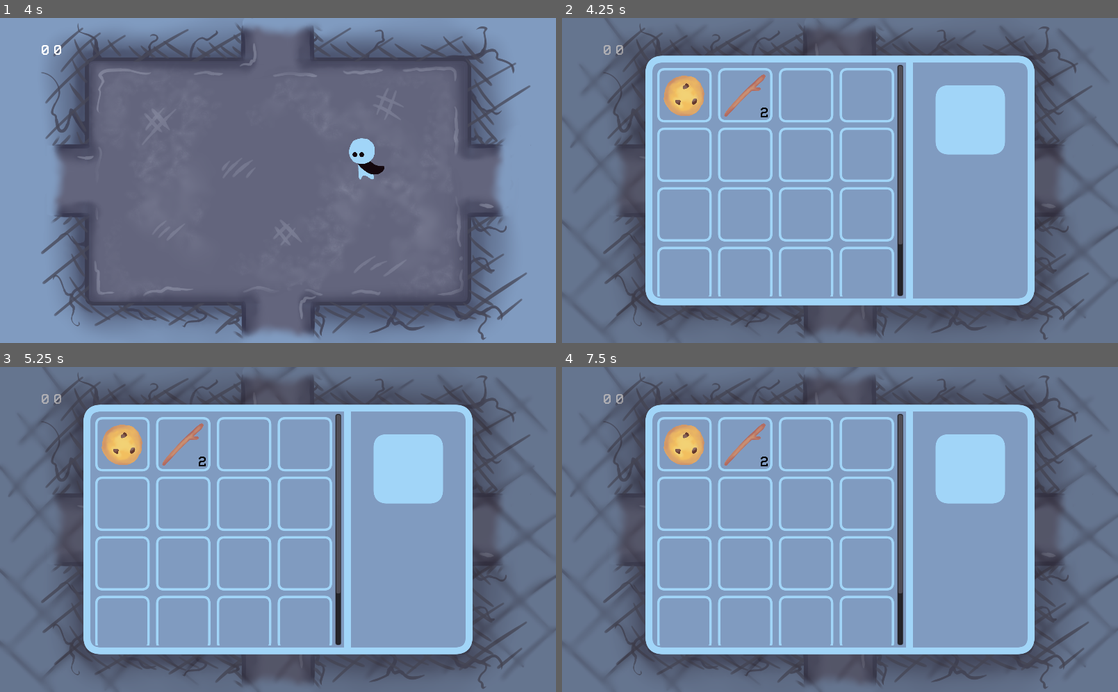
Above: before the commit, frames 1-4 (two rows, left to right).
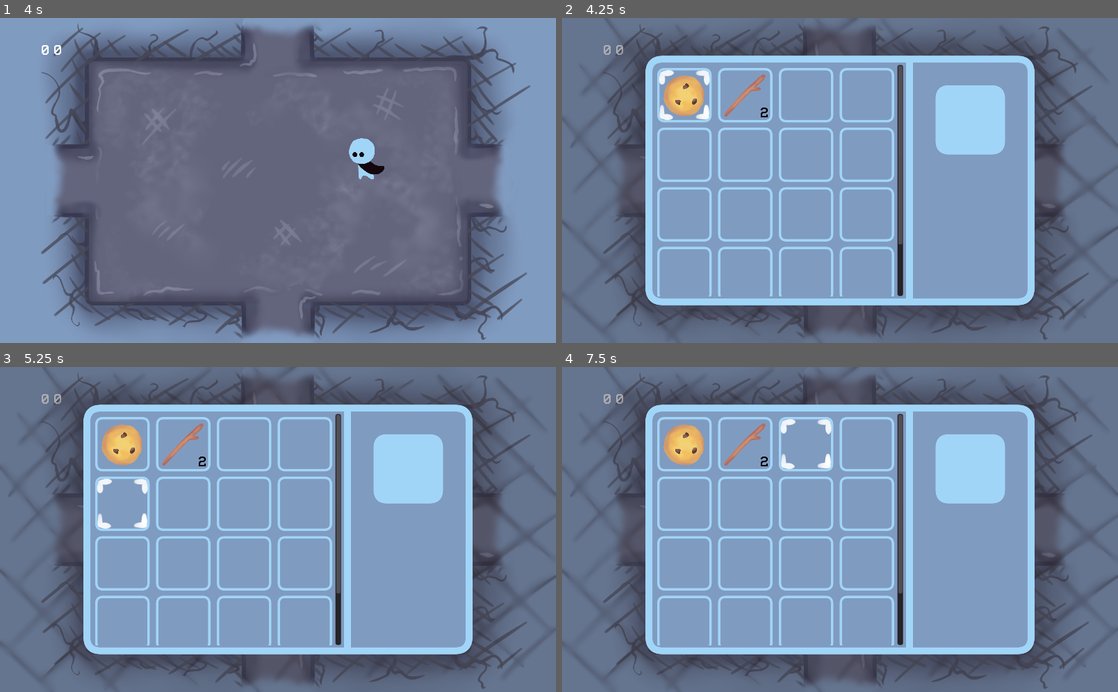
Above: after the commit, the same moments.

Repository: bucketfish/box-arena
Game: Godot game, scene res://base.tscn
The game is run twice, just before and just after one commit, with the same random seed, the same clock (stepped at 60 frames per second) and the same inputs.
Inputs:
- Up to frame 1 (4 s): hold Right (right) 0.53-1.28 s; tap X (attack) at 0.6, 2.1, 3.6 s; hold Down (down) 1.28-2.03 s; tap Z (pickup) at 1.35, 2.85 s; hold Right (right) 2.03-2.78 s; hold Up (ui_up) 2.78-3.53 s; hold Left (left) from 3.53 s (still down)
- Up to frame 2 (4.25 s): keep holding Left (left); tap Shift (inventory) at 4.15 s
- Up to frame 3 (5.25 s): tap Z (pickup) at 4.35 s; tap Enter at 5 s; release Left (left) at 5.03 s; hold Down (down) from 5.03 s (still down); tap X (attack) at 5.1 s
- Up to frame 4 (7.5 s): tap Space at 5.75, 7.25 s; release Down (down) at 5.78 s; hold Right (right) 5.78-6.53 s; tap Z (pickup) at 5.85, 7.35 s; tap Enter at 6.5 s; hold Up (ui_up) 6.53-7.28 s; tap X (attack) at 6.6 s; hold Right (right) from 7.28 s (still down)

Frame 1 is identical in both runs. In frame 2, 0.3% of the frame differs, in the area x 17-27%, y 16-32%; in frame 3, 0.3%, in the area x 17-27%, y 34-50%; in frame 4, 0.3%.

Commit message:
inventory focus

Diff:
--- a/gui/inventory.gd
+++ b/gui/inventory.gd
@@ -1,17 +1,27 @@
 extends Control
 
 onready var shade = $"../shade"
+onready var rowbox = $scroll/rowbox
 
 onready var row = [$scroll/rowbox/row, $scroll/rowbox/row2, $scroll/rowbox/row3, $scroll/rowbox/row4]
+
+var row_scene = preload("res://gui/row.tscn")
+
+onready var curhighlight = $scroll/rowbox/row/item
 
 # Called when the node enters the scene tree for the first time.
 func _ready():
 	visible = false
+	connect_rows()
 
 func toggle():
 	visible = !visible
 	shade.visible = visible
 	display(Persistent.carrying)
+
+	curhighlight.focused = false
+	row[0].col[0].focused = true
+	curhighlight = row[0].col[0]
 
 func display(items):
 	var items_dict = Functions.sort_inventory(items)
@@ -27,4 +37,39 @@
 			colc = 0
 			rowc += 1
 
+		if rowc >= row.size():
+			var newrow = row_scene.instance()
+			rowbox.add_child(newrow)
+			row.append(newrow)
+			connect_rows()
+
 	get_tree().call_group("inv_item", "prep_display")
+
+func connect_rows():
+	for currow in range(0, row.size()):
+		for curbox in range(0, 4):
+			var box = row[currow].col[curbox]
+
+			if currow != 0:
+				box.up = row[currow-1].col[curbox]
+			if currow != row.size()-1:
+				box.down = row[currow+1].col[curbox]
+
+func _input(event):
+	if visible == true:
+		if Input.is_action_just_pressed("ui_up") && curhighlight.up:
+			curhighlight.focused = false
+			curhighlight.up.focused = true
+			curhighlight = curhighlight.up
+		elif Input.is_action_just_pressed("ui_down") && curhighlight.down:
+			curhighlight.focused = false
+			curhighlight.down.focused = true
+			curhighlight = curhighlight.down
+		elif Input.is_action_just_pressed("ui_left") && curhighlight.left:
+			curhighlight.focused = false
+			curhighlight.left.focused = true
+			curhighlight = curhighlight.left
+		elif Input.is_action_just_pressed("ui_right") && curhighlight.right:
+			curhighlight.focused = false
+			curhighlight.right.focused = true
+			curhighlight = curhighlight.right
--- a/gui/item.gd
+++ b/gui/item.gd
@@ -11,16 +11,45 @@
 var itemname
 var countint = 1
 
-export var left:NodePath
-export var right:NodePath
-export var up:NodePath
-export var down:NodePath
+export var left_path:NodePath setget setnode_left
+export var right_path:NodePath setget setnode_right
+export var up_path:NodePath setget setnode_up
+export var down_path:NodePath setget setnode_down
+
+var left
+var right
+var up
+var down
 
 var focused = false setget highlight
 
 # Called when the node enters the scene tree for the first time.
 func _ready():
 	highlight(false) # Replace with function body.
+	setnode_left(left_path)
+	setnode_right(right_path)
+	setnode_up(up_path)
+	setnode_down(down_path)
+
+func setnode_left(path):
+	if path:
+		left = get_node(path)
+		left_path = path
+
+func setnode_right(path):
+	if path:
+		right = get_node(path)
+		right_path = path
+
+func setnode_down(path):
+	if path:
+		down = get_node(path)
+		down_path = path
+
+func setnode_up(path):
+	if path:
+		up = get_node(path)
+		up_path = path
 
 func prep_display():
 	if itemname:
--- a/gui/row.tscn
+++ b/gui/row.tscn
@@ -20,21 +20,21 @@
 centered = false
 
 [node name="item" parent="." instance=ExtResource( 3 )]
-right = NodePath("../item2")
+right_path = NodePath("../item2")
 
 [node name="item2" parent="." instance=ExtResource( 3 )]
 margin_left = 112.0
 margin_right = 224.0
-left = NodePath("../item")
-right = NodePath("../item3")
+left_path = NodePath("../item")
+right_path = NodePath("../item3")
 
 [node name="item3" parent="." instance=ExtResource( 3 )]
 margin_left = 224.0
 margin_right = 336.0
-left = NodePath("../item2")
-right = NodePath("../item4")
+left_path = NodePath("../item2")
+right_path = NodePath("../item4")
 
 [node name="item4" parent="." instance=ExtResource( 3 )]
 margin_left = 336.0
 margin_right = 448.0
-left = NodePath("../item3")
+left_path = NodePath("../item3")
